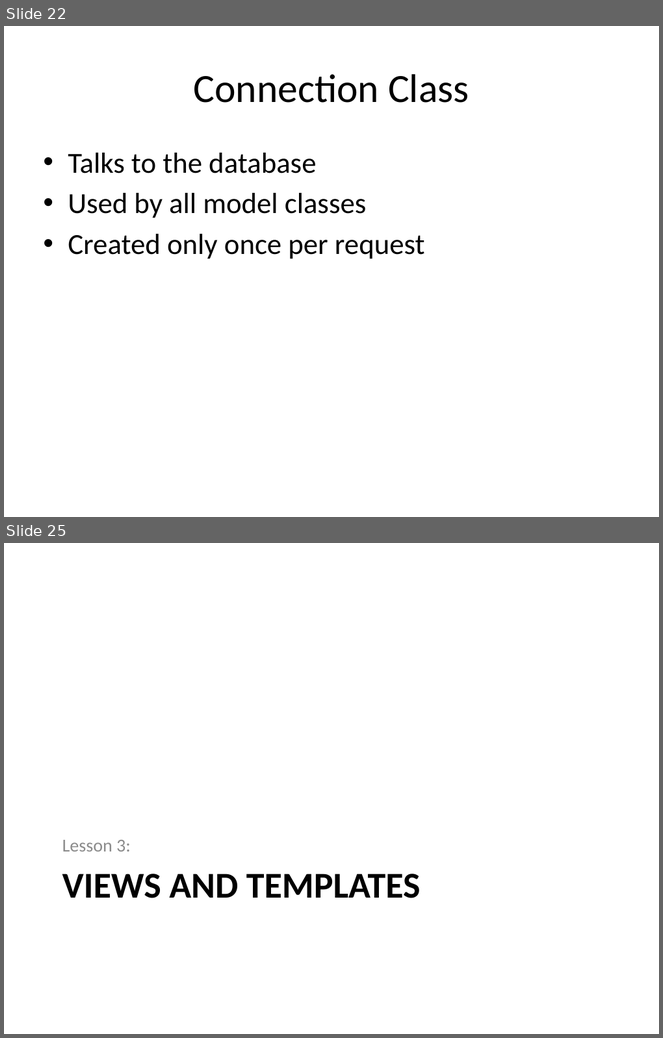
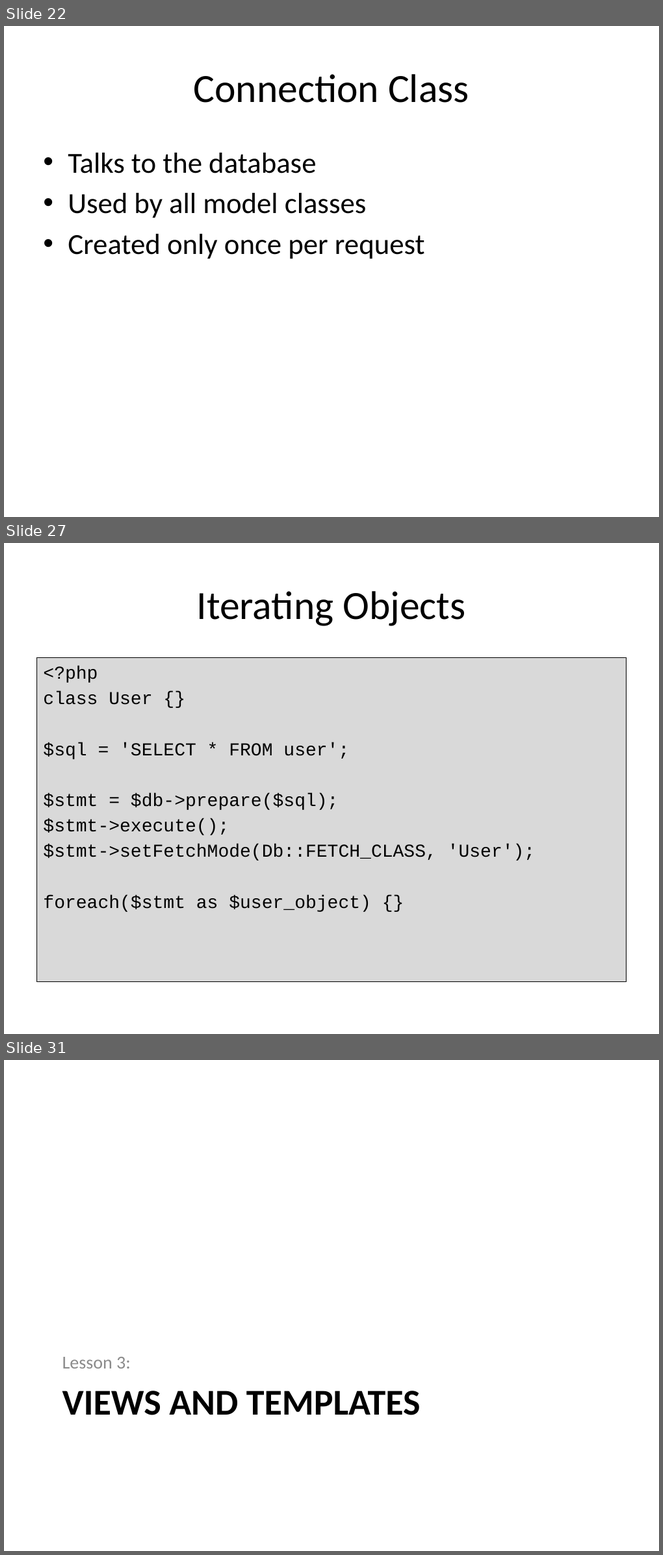
Before and after one commit to PHPEmbark/curriculum, a slide deck: course/4 - Organization and Projects/Organization and Projects.pptx. Shown one above the other, each under a label of ours: slides 22 and 25 before the commit, slides 22, 27 and 31 after it; the slides between them are not shown. The pictures are 663x1038 and 663x1555 pixels, drawn with LibreOffice and Linux fonts; fonts in the diff are those of the drawing. Boxes give left, top, right and bottom in pixels: in the first picture for what was removed or moved away, otherwise in the second. Text is boxed around its words. In the diff, an @@ line names an element or a change of style, - is before the commit and + after.

```diff
--- a/course/4 - Organization and Projects/Organization and Projects.pptx
+++ b/course/4 - Organization and Projects/Organization and Projects.pptx
@@ slide 27 added at (4,543,659,1034), background #FFFFFF @@
@@ title added at (197,591,466,626), 44 pt, text #000000 @@
+Iterating Objects
@@ text added at (36,657,627,982), fill #D9D9D9, outline #000000 0.75 pt, 20 pt, text #000000 @@
+<?php
+class User {}
+$sql = 'SELECT * FROM user';
+$stmt = $db->prepare($sql);
+$stmt->execute();
+$stmt->setFetchMode(Db::FETCH_CLASS, 'User');
+foreach($stmt as $user_object) {}
@@ what was slide 25 is now slide 31 @@
```
Also in this commit, not shown: 5 slides changed, 7 other slides added, 1 slide removed, 11 other files.
